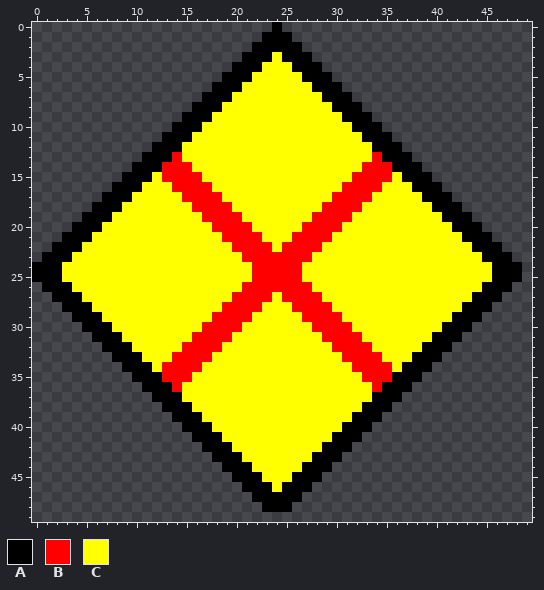
File history of a pixel-art sprite, fm-app/FM/Images/Crests/DiamondCross.png. Above is the file before it was changed.
The file is 50x50 pixels.
Palette (. is transparent): A #000000  B #ff0000  C #ffff00
Pixels before, first column x 0:
 0 ........................A........................
 1 .......................AAA.......................
 2 ......................AAAAA......................
 3 .....................AAACAAA.....................
 4 ....................AAACCCAAA....................
 5 ...................AAACCCCCAAA...................
 6 ..................AAACCCCCCCAAA..................
 7 .................AAACCCCCCCCCAAA.................
 8 ................AAACCCCCCCCCCCAAA................
 9 ...............AAACCCCCCCCCCCCCAAA...............
10 ..............AAACCCCCCCCCCCCCCCAAA..............
11 .............AAACCCCCCCCCCCCCCCCCAAA.............
12 ............AAACCCCCCCCCCCCCCCCCCCAAA............
13 ...........AAABCCCCCCCCCCCCCCCCCCCBAAA...........
14 ..........AAABBBCCCCCCCCCCCCCCCCCBBBAAA..........
15 .........AAACBBBBCCCCCCCCCCCCCCCBBBBCAAA.........
16 ........AAACCCBBBBCCCCCCCCCCCCCBBBBCCCAAA........
17 .......AAACCCCCBBBBCCCCCCCCCCCBBBBCCCCCAAA.......
18 ......AAACCCCCCCBBBBCCCCCCCCCBBBBCCCCCCCAAA......
19 .....AAACCCCCCCCCBBBBCCCCCCCBBBBCCCCCCCCCAAA.....
20 ....AAACCCCCCCCCCCBBBBCCCCCBBBBCCCCCCCCCCCAAA....
21 ...AAACCCCCCCCCCCCCBBBBCCCBBBBCCCCCCCCCCCCCAAA...
22 ..AAACCCCCCCCCCCCCCCBBBBCBBBBCCCCCCCCCCCCCCCAAA..
23 .AAACCCCCCCCCCCCCCCCCBBBBBBBCCCCCCCCCCCCCCCCCAAA.
24 AAACCCCCCCCCCCCCCCCCCCBBBBBCCCCCCCCCCCCCCCCCCCAAA
25 AAACCCCCCCCCCCCCCCCCCCBBBBBCCCCCCCCCCCCCCCCCCCAAA
26 .AAACCCCCCCCCCCCCCCCCBBBBBBBCCCCCCCCCCCCCCCCCAAA.
27 ..AAACCCCCCCCCCCCCCCBBBBCBBBBCCCCCCCCCCCCCCCAAA..
28 ...AAACCCCCCCCCCCCCBBBBCCCBBBBCCCCCCCCCCCCCAAA...
29 ....AAACCCCCCCCCCCBBBBCCCCCBBBBCCCCCCCCCCCAAA....
30 .....AAACCCCCCCCCBBBBCCCCCCCBBBBCCCCCCCCCAAA.....
31 ......AAACCCCCCCBBBBCCCCCCCCCBBBBCCCCCCCAAA......
32 .......AAACCCCCBBBBCCCCCCCCCCCBBBBCCCCCAAA.......
33 ........AAACCCBBBBCCCCCCCCCCCCCBBBBCCCAAA........
34 .........AAACBBBBCCCCCCCCCCCCCCCBBBBCAAA.........
35 ..........AAABBBCCCCCCCCCCCCCCCCCBBBAAA..........
36 ...........AAABCCCCCCCCCCCCCCCCCCCBAAA...........
37 ............AAACCCCCCCCCCCCCCCCCCCAAA............
38 .............AAACCCCCCCCCCCCCCCCCAAA.............
39 ..............AAACCCCCCCCCCCCCCCAAA..............
40 ...............AAACCCCCCCCCCCCCAAA...............
41 ................AAACCCCCCCCCCCAAA................
42 .................AAACCCCCCCCCAAA.................
43 ..................AAACCCCCCCAAA..................
44 ...................AAACCCCCAAA...................
45 ....................AAACCCAAA....................
46 .....................AAACAAA.....................
47 ......................AAAAA......................
48 .......................AAA.......................
After the commit:
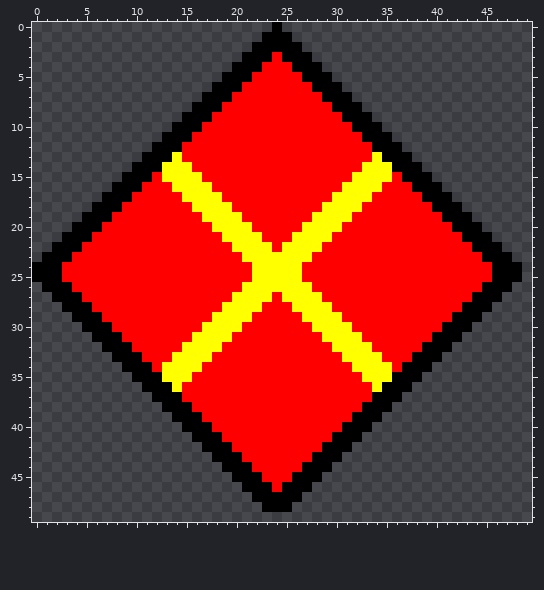
Edits made:
colour B: #ff0000 -> #ffff00
colour C: #ffff00 -> #ff0000
